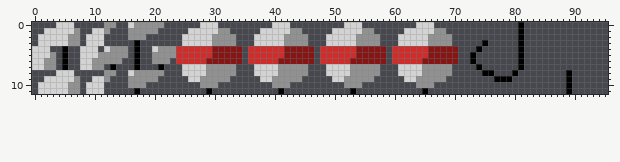
Sprite sheet -- textures/entity/fishhook.png. The picture above was drawn from the file before the commit.
The file is 96x12 pixels.
Now the later version:
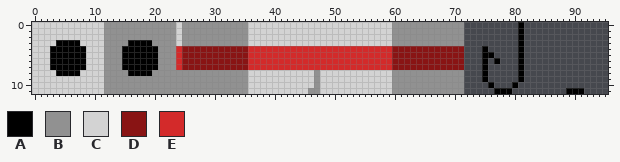
Palette (. is transparent): A #000000  B #919191  C #d3d3d3  D #891414  E #d32a2a
Commit message: Autopush passed textures from 2024-08-18
Diff:
Changed rows in their new state; - is an unchanged pixel.
first column x 0:
 0 CCCC---CCCCC--BBB-----BBCBBBBBBBBBBBCCCC---CCCCCCCCC---CCCCCBBBBBBBBBBBB--------------------
 1 CC-----CCC---BBB-----BBBCBBBBBB--BBBCC-----CCCCCCC-----CCCCCBBBBBBB--BBB--------------------
 2 C-----CCC---BBBB---BBBBBCBBBBB----BBC-----CCCCCCC-----CCCCCCBBBBBB----BB--------------------
 3 C---AAAAC---BBBBA-AABBBBCBBBBB----BBC-----CCCCCCC-----CCCCCCBBBBBB----BB---.----------------
 4 ---AA-AAA--CB--AA-AAA----DDDDD-----D------EEEEEE------EEEEEEDDDDDD-----D--.A----------------
 5 ---AA-AAA--C---AA-AAA----DDDDD-----D------EEEEEE------EEEEEEDDDDDD-----D-.-AA---------------
 6 --CAA-AAA-CC---AA-AAA--B-DDDD------D-----EEEEEEE-----EEEEEEEDDDDD------D-.-A-A--------------
 7 --CAA-AAA-CCBBBAA-AAABBBEDDDDDDDDDDDEEEEEEEEEEEEEEEEEEEEEEEEDDDDDDDDDDDD--.A----------------
 8 CCCCAAAACCCC--BBAAAA--BBBBBBB-----BBC----CCCCCCBC----CCCCCCCBBBBB-----BB----.---.A-------.--
 9 CC-----CCC---BBB-----BBBBBBB-----BBBCC--CCCCCCCBCC--CCCCCCCCBBBB-----BBB---A-...-A-------.--
10 C-----CCC---BBBB---BBBBBBBBB---BBBBBCCCCCCCCCCCBCCCCCCCCCCCCBBBB---BBBBB----A---A--------.--
11 C-----CCC---BBBBBBBBBBBBBBBBBBBBBBBBCCCCCCCCCCBBCCCCCCCCCCCCBBBBBBBBBBBB-----AAA----------AA
Where, in picture pixels (left, top, right, bottom), the same in both pictures:
changed: (32, 22, 524, 94)
changed: (566, 70, 584, 94)
